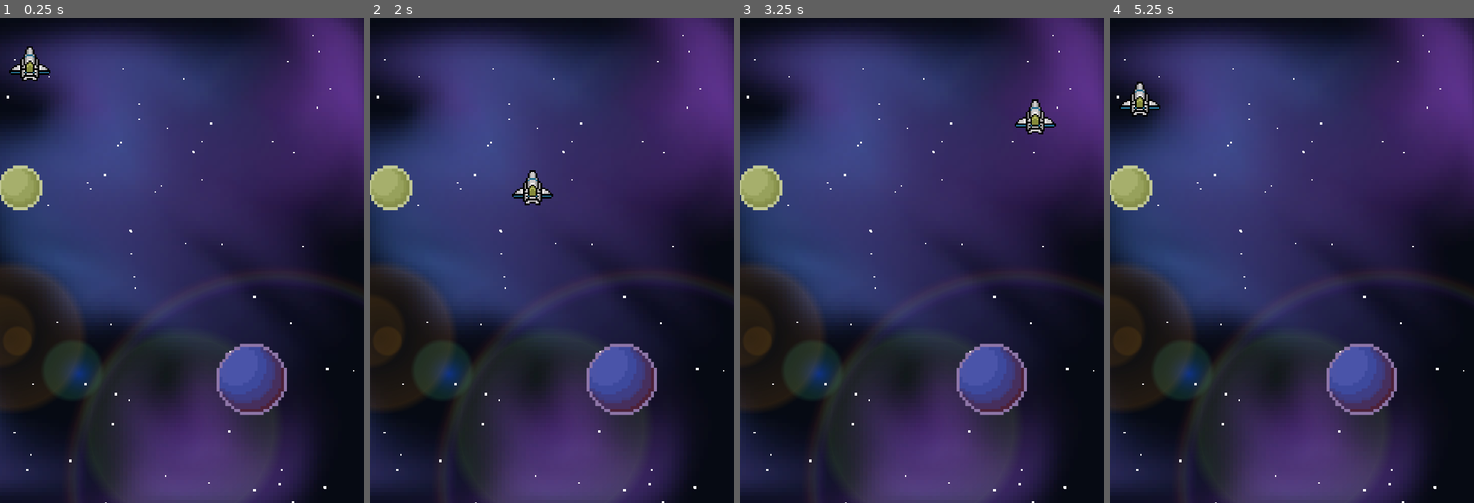
Above: before the commit, frames 1-4 (left to right).
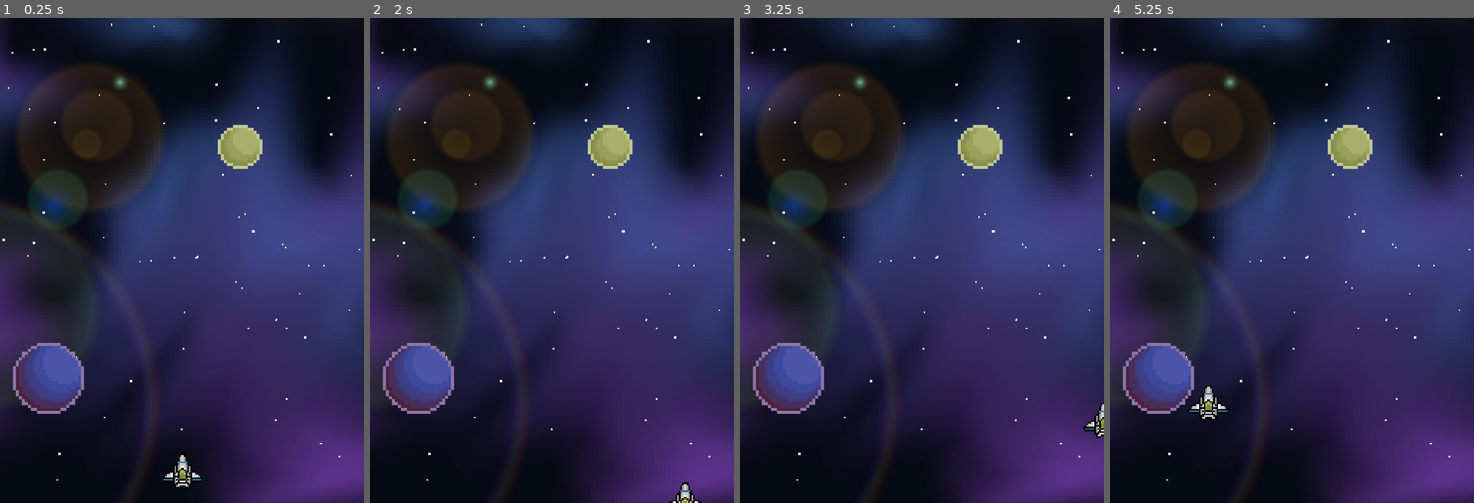
Above: after the commit, the same moments.

Repository: cwilson80/roguelike-bullet-hell
Game: Godot game, scene res://main.tscn
Same seed, same stepped clock (60 frames per second), same inputs: the game is played once before the commit and once after it. The project has no main scene, so this scene is started directly.
Inputs:
- Up to frame 1 (0.25 s): no input
- Up to frame 2 (2 s): tap Enter at 0.5 s; hold D (right) 0.53-1.28 s; hold S (down) from 1.28 s (still down)
- Up to frame 3 (3.25 s): release S (down) at 2.03 s; hold D (right) 2.03-2.78 s; hold W (up) from 2.78 s (still down)
- Up to frame 4 (5.25 s): release W (up) at 3.53 s; hold A (left) 3.53-5.03 s; hold S (down) from 5.03 s (still down)

The runs differ from the first frame. In frame 1, 75% of the frame differs, in the area x 0-100%, y 0-100%; in frame 2, 75%; in frame 3, 75%; in frame 4, 75%.

Commit message:
Added some logic for Enemy_Rusher
Rushers now have some logic to make them spawn and move down

Diff:
--- a/Enemy-Rusher.gd
+++ b/Enemy-Rusher.gd
@@ -1,15 +1,33 @@
 extends Area2D
 
 var start_pos = Vector2.ZERO
-var speed = 350
+var speed = 0
+var viewport_size = Vector2(720, 960)
 
-@onready var screensize  = get_viewport_rect().size
+#Used to signal when an enemy is killed
+signal died
 
-# Called when the node enters the scene tree for the first time.
+#Spawning was only happening in center of screen, adjust as needed
+var spawn_offset = 100
+
 func _ready():
-	pass # Replace with function body.
+	#Spawn the enemy initially
+	start(Vector2(viewport_size.x / 2, -spawn_offset))
 
+#Spawn enemy above view area and move at random intervals
+func start(pos):
+	speed = 0
+	position = Vector2(pos.x, pos.y)
+	start_pos = pos
+	$MoveTimer.wait_time = randf_range(5, 20)
+	$MoveTimer.start()
 
-# Called every frame. 'delta' is the elapsed time since the previous frame.
+#Randomize speed
+func _on_move_timer_timeout():
+	speed = randf_range(75, 100)
+
+#Allows movement
 func _process(delta):
-	pass
+	position.y += speed * delta
+	if position.y > viewport_size.y + 32:
+		start(Vector2(start_pos.x, -spawn_offset))
--- a/enemy_rusher.tscn
+++ b/enemy_rusher.tscn
@@ -1,23 +1,51 @@
-[gd_scene load_steps=4 format=3 uid="uid://dca31lgf1n6va"]
+[gd_scene load_steps=8 format=3 uid="uid://dca31lgf1n6va"]
 
 [ext_resource type="Script" path="res://Enemy-Rusher.gd" id="1_afyt1"]
 [ext_resource type="Texture2D" uid="uid://bxdbp25n26t0o" path="res://Pixel Spaceships - Shoot'em Ups pack HD/AndromedaRangerExplorer.png" id="2_ol4vn"]
 
 [sub_resource type="RectangleShape2D" id="RectangleShape2D_nc6v8"]
-size = Vector2(54, 31)
+size = Vector2(53, 31)
 
-[node name="Enemy_Rusher" type="Area2D"]
+[sub_resource type="Animation" id="Animation_7gvlh"]
+resource_name = "Bounce"
+
+[sub_resource type="AnimationLibrary" id="AnimationLibrary_t3r12"]
+_data = {
+"Bounce": SubResource("Animation_7gvlh")
+}
+
+[sub_resource type="Animation" id="Animation_nqqc2"]
+resource_name = "Explode"
+length = 0.4
+
+[sub_resource type="AnimationLibrary" id="AnimationLibrary_gvild"]
+_data = {
+"Explode": SubResource("Animation_nqqc2")
+}
+
+[node name="Enemy_Rusher" type="Area2D" groups=["Enemies"]]
+position = Vector2(0, -274)
 script = ExtResource("1_afyt1")
 
 [node name="Sprite2D" type="Sprite2D" parent="."]
-
-[node name="AndromedaRangerExplorer" type="Sprite2D" parent="."]
-position = Vector2(4.76837e-07, 0)
-scale = Vector2(0.115234, 0.115234)
+position = Vector2(0, 1)
+scale = Vector2(0.113281, 0.113281)
 texture = ExtResource("2_ol4vn")
 
 [node name="CollisionShape2D" type="CollisionShape2D" parent="."]
-position = Vector2(-1, -0.5)
+position = Vector2(-0.5, 1)
 shape = SubResource("RectangleShape2D_nc6v8")
 
 [node name="MoveTimer" type="Timer" parent="."]
+
+[node name="AnimationPlayer" type="AnimationPlayer" parent="."]
+libraries = {
+"": SubResource("AnimationLibrary_t3r12")
+}
+
+[node name="Explode" type="AnimationPlayer" parent="."]
+libraries = {
+"": SubResource("AnimationLibrary_gvild")
+}
+
+[connection signal="timeout" from="MoveTimer" to="." method="_on_move_timer_timeout"]
--- /dev/null
+++ b/main.gd
@@ -0,0 +1,22 @@
+extends Node2D
+
+#Loads Enemy_Rusher for use
+var enemy = preload("res://Enemy_Rusher.tscn")
+var score = 0
+
+func _ready():
+	spawn_enemies()
+
+#We don't have a start game func yet, so this is just here to show what enemies spawning
+#will look like
+func spawn_enemies():
+	for x in range(9):
+		for y in range(3):
+			var e = enemy.instantiate()
+			var pos = Vector2(x * (48 + 24) + 72, -48 * 4 - 48 + y * 48)
+			add_child(e)
+			e.start(pos)
+			e.died.connect(_on_enemy_died)
+
+func _on_enemy_died(value):
+	score += value
--- a/main.tscn
+++ b/main.tscn
@@ -1,14 +1,78 @@
-[gd_scene load_steps=3 format=3 uid="uid://dua4bawx75iq7"]
+[gd_scene load_steps=8 format=3 uid="uid://dua4bawx75iq7"]
 
+[ext_resource type="Script" path="res://main.gd" id="1_b883y"]
+[ext_resource type="Texture2D" uid="uid://1mq8sm8v35fc" path="res://Pixel Spaceships - Shoot'em Ups pack HD/space.png" id="1_e556r"]
 [ext_resource type="Texture2D" uid="uid://db0o3rwuv6pw2" path="res://Pixel Spaceships - Shoot'em Ups pack HD/Wallpaper1.jpg" id="1_i7wol"]
 [ext_resource type="PackedScene" uid="uid://c50vxehsggxm0" path="res://player.tscn" id="2_hjp7x"]
 
+[sub_resource type="Animation" id="Animation_2xy8y"]
+length = 3.0
+loop_mode = 1
+tracks/0/type = "value"
+tracks/0/imported = false
+tracks/0/enabled = true
+tracks/0/path = NodePath("Sprite2D:offset")
+tracks/0/interp = 1
+tracks/0/loop_wrap = true
+tracks/0/keys = {
+"times": PackedFloat32Array(0),
+"transitions": PackedFloat32Array(1),
+"update": 0,
+"values": [Vector2(0, 0)]
+}
+tracks/1/type = "value"
+tracks/1/imported = false
+tracks/1/enabled = true
+tracks/1/path = NodePath("Background:offset")
+tracks/1/interp = 1
+tracks/1/loop_wrap = true
+tracks/1/keys = {
+"times": PackedFloat32Array(0, 3),
+"transitions": PackedFloat32Array(1, 1),
+"update": 0,
+"values": [Vector2(0, 0), Vector2(1063.81, 0)]
+}
+
+[sub_resource type="Animation" id="Animation_f6akf"]
+resource_name = "Scroll"
+length = 3.0
+loop_mode = 1
+tracks/0/type = "value"
+tracks/0/imported = false
+tracks/0/enabled = true
+tracks/0/path = NodePath("Sprite2D:offset")
+tracks/0/interp = 1
+tracks/0/loop_wrap = true
+tracks/0/keys = {
+"times": PackedFloat32Array(0, 3),
+"transitions": PackedFloat32Array(1, 1),
+"update": 0,
+"values": [Vector2(0, 0), Vector2(0, 380)]
+}
+
+[sub_resource type="AnimationLibrary" id="AnimationLibrary_ydmu2"]
+_data = {
+"RESET": SubResource("Animation_2xy8y"),
+"Scroll": SubResource("Animation_f6akf")
+}
+
 [node name="Main" type="Node2D"]
+script = ExtResource("1_b883y")
 
 [node name="Background" type="Sprite2D" parent="."]
-position = Vector2(-252, 486)
+position = Vector2(325, -37)
+rotation = 1.56986
 texture = ExtResource("1_i7wol")
+
+[node name="Sprite2D" type="Sprite2D" parent="."]
+visible = false
+position = Vector2(741, 1.61719)
+scale = Vector2(1.98438, 2.51923)
+texture = ExtResource("1_e556r")
 
 [node name="Player" parent="." instance=ExtResource("2_hjp7x")]
 
 [node name="AnimationPlayer" type="AnimationPlayer" parent="."]
+libraries = {
+"": SubResource("AnimationLibrary_ydmu2")
+}
--- a/player.tscn
+++ b/player.tscn
@@ -25,10 +25,8 @@
 }]
 
 [node name="Player" type="Area2D"]
-position = Vector2(59, 97)
+position = Vector2(361, 903)
 script = ExtResource("1_5tu1j")
-
-[node name="Ship" type="Sprite2D" parent="."]
 
 [node name="P-blue-a" type="Sprite2D" parent="."]
 scale = Vector2(0.196289, 0.196289)
Binary file added: Pixel Spaceships - Shoot'em Ups pack HD/Explosion (16 x 16).png
Not shown, added: Pixel Spaceships - Shoot'em Ups pack HD/Explosion (16 x 16).png.import
